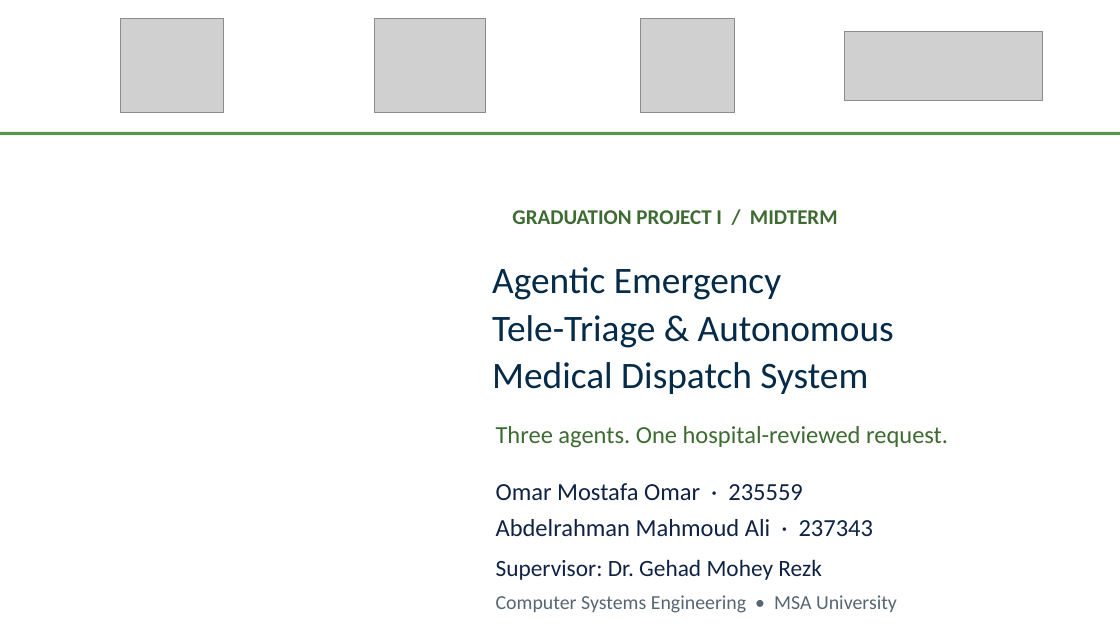
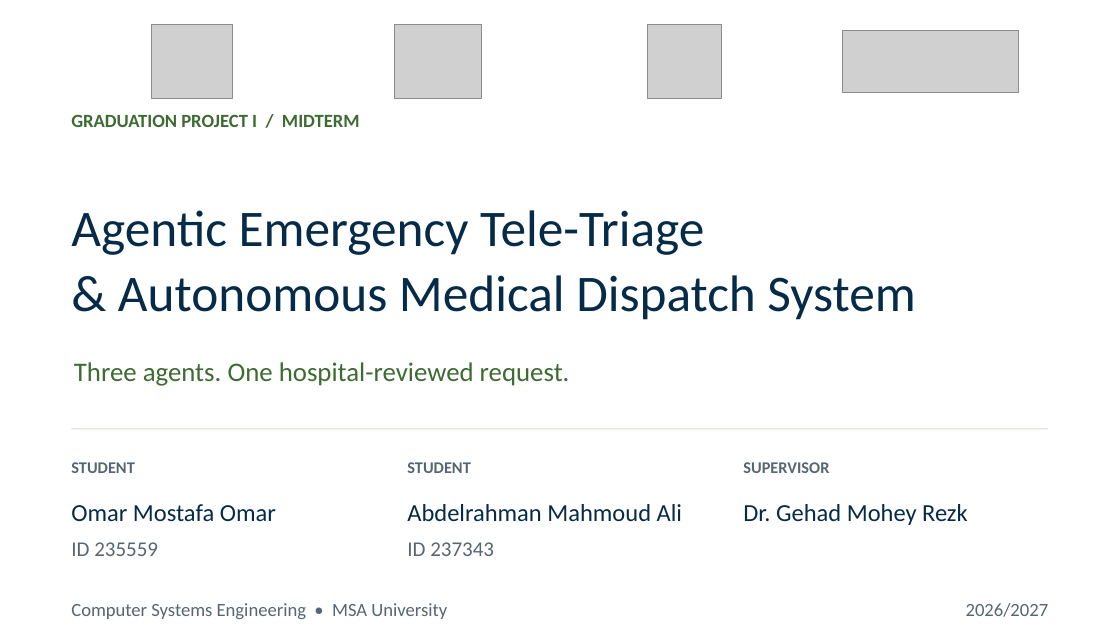
Before and after one commit to 3bdoo04/Uni-Grad, a slide deck: slide 1 of Review/Presentation/Uni-Grad - Midterm Presentation.pptx. Drawn at 1120x630 pixels with LibreOffice and Linux fonts; fonts in the diff are those of the drawing; grey boxes stand for pictures; background and template pictures are left out. Boxes give left, top, right and bottom in pixels: in the first picture for what was removed or moved away, otherwise in the second. Text is boxed around its words. In the diff, an @@ line names an element or a change of style, - is before the commit and + after.

Commit message:
Redesign presentation cover with a clean title and aligned credits

```diff
--- a/Review/Presentation/Uni-Grad - Midterm Presentation.pptx
+++ b/Review/Presentation/Uni-Grad - Midterm Presentation.pptx
@@ picture: place and size @@
-picture at (121,18,224,113)
+picture at (151,24,233,98)
@@ picture: place and size @@
-picture at (375,18,486,113)
+picture at (394,24,481,98)
@@ picture: place and size @@
-picture at (640,18,734,113)
+picture at (648,24,722,98)
@@ picture: place and size @@
-picture at (844,31,1042,100)
+picture at (842,30,1018,92)
@@ text "GRADUATION PROJECT I / MIDTERM": place and size @@
-text "GRADUATION PROJECT I / MIDTERM" at (512,210,838,224)
+text "GRADUATION PROJECT I / MIDTERM" at (71,115,360,127)
@@ text "GRADUATION PROJECT I / MIDTERM" at (71,115,360,127): size 18 to 16 pt @@
@@ rectangle: place and size @@
-rectangle at (0,132,1120,135)
+rectangle at (504,133,1120,172)
@@ rectangle at (504,133,1120,172): fill #549848 to #FFFFFF @@
@@ text at (71,210,915,320): text changed; size 32 to 44 pt @@
-Agentic Emergency
-Tele-Triage & Autonomous
-Medical Dispatch System
+Agentic Emergency Tele-Triage
+& Autonomous Medical Dispatch System
@@ text "Three agents. One hospital-reviewed request.": place and size @@
-text "Three agents. One hospital-reviewed request." at (496,426,948,448)
+text "Three agents. One hospital-reviewed request." at (74,362,570,386)
@@ text "Three agents. One hospital-reviewed request." at (74,362,570,386): size 21 to 23 pt @@
@@ rectangle added at (71,429,1049,429), fill #D5DFD2 @@
@@ text added at (71,462,134,473), 14 pt, text #566672, bold @@
+STUDENT
@@ text added at (407,462,470,473), 14 pt, text #566672, bold @@
+STUDENT
@@ text added at (743,462,829,473), 14 pt, text #566672, bold @@
+SUPERVISOR
@@ text at (71,504,276,522): text changed; text colour #102346 to #062B49 @@
-Omar Mostafa Omar · 235559
+Omar Mostafa Omar
@@ text at (407,504,682,522): text changed; text colour #102346 to #062B49 @@
-Abdelrahman Mahmoud Ali · 237343
+Abdelrahman Mahmoud Ali
@@ text at (743,504,968,525): text changed; size 20 to 21 pt; text colour #102346 to #062B49 @@
-Supervisor: Dr. Gehad Mohey Rezk
+Dr. Gehad Mohey Rezk
@@ text added at (71,542,158,556), 18 pt, text #566672 @@
+ID 235559
@@ text added at (407,542,494,556), 18 pt, text #566672 @@
+ID 237343
@@ text "Computer Systems Engineering • MSA ...": place and size @@
-text "Computer Systems Engineering • MSA ..." at (496,595,897,613)
+text "Computer Systems Engineering • MSA ..." at (71,603,447,619)
@@ text "Computer Systems Engineering • MSA ..." at (71,603,447,619): size 17 to 16 pt @@
@@ text added at (966,603,1049,617), 16 pt, text #566672 @@
+2026/2027
```
Also in this commit, not shown: 9 other files.
